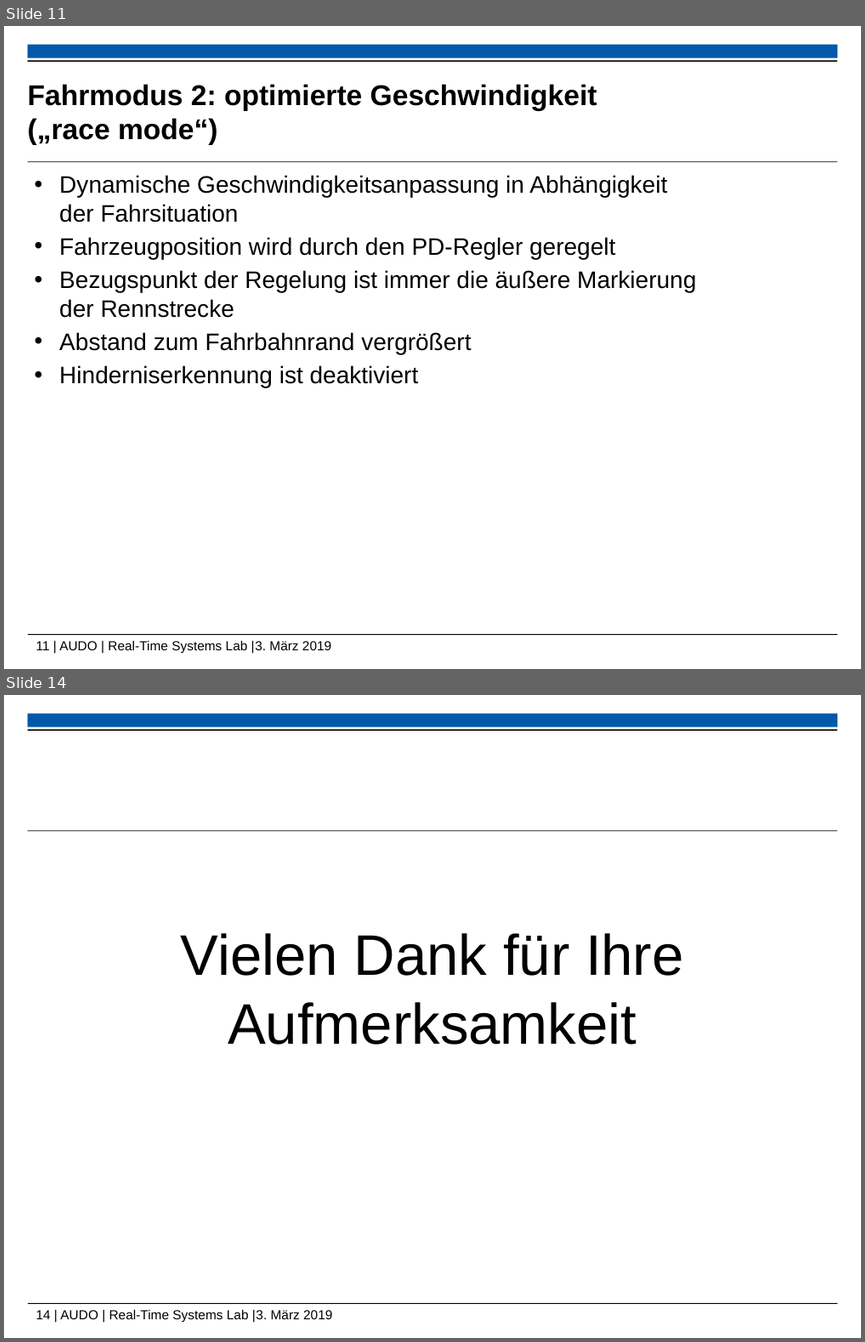
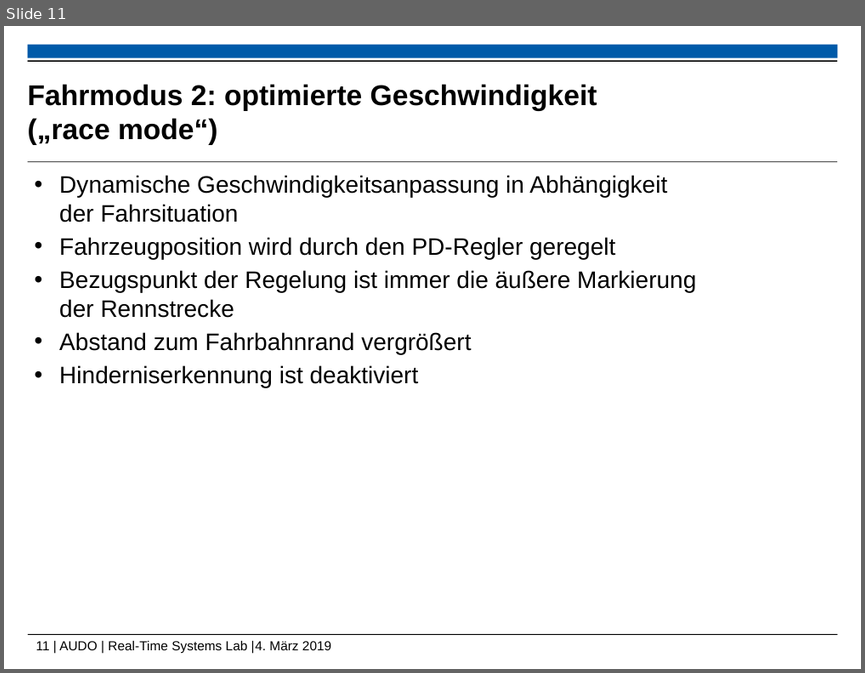
Before and after one commit to ramona3300/AUDO, a slide deck: Dokumente/Präsentationen/Abschlusspräsentation.pptx. Shown one above the other, each under a label of ours: slides 11 and 14 before the commit, slide 11 after it; the slides between them are not shown. The pictures are 865x1342 and 865x673 pixels, drawn with LibreOffice and Linux fonts; fonts in the diff are those of the drawing; background and template pictures are left out. Boxes give left, top, right and bottom in pixels: in the first picture for what was removed or moved away, otherwise in the second. Text is boxed around its words. In the diff, an @@ line names an element or a change of style, - is before the commit and + after.

```diff
--- a/Dokumente/Präsentationen/Abschlusspräsentation.pptx
+++ b/Dokumente/Präsentationen/Abschlusspräsentation.pptx
@@ slide 14 removed at (4,695,861,1338), background #FFFFFF; not listed: 5 template elements that a slide beside it also shows @@
@@ text removed at (181,933,684,1044) @@
-Vielen Dank für Ihre Aufmerksamkeit
@@ text at (36,641,331,653): text changed @@
-11 | AUDO | Real-Time Systems Lab |3. März 2019
+11 | AUDO | Real-Time Systems Lab |4. März 2019
```
Also in this commit, not shown: 6 slides changed, 1 slide added, 7 other files.
